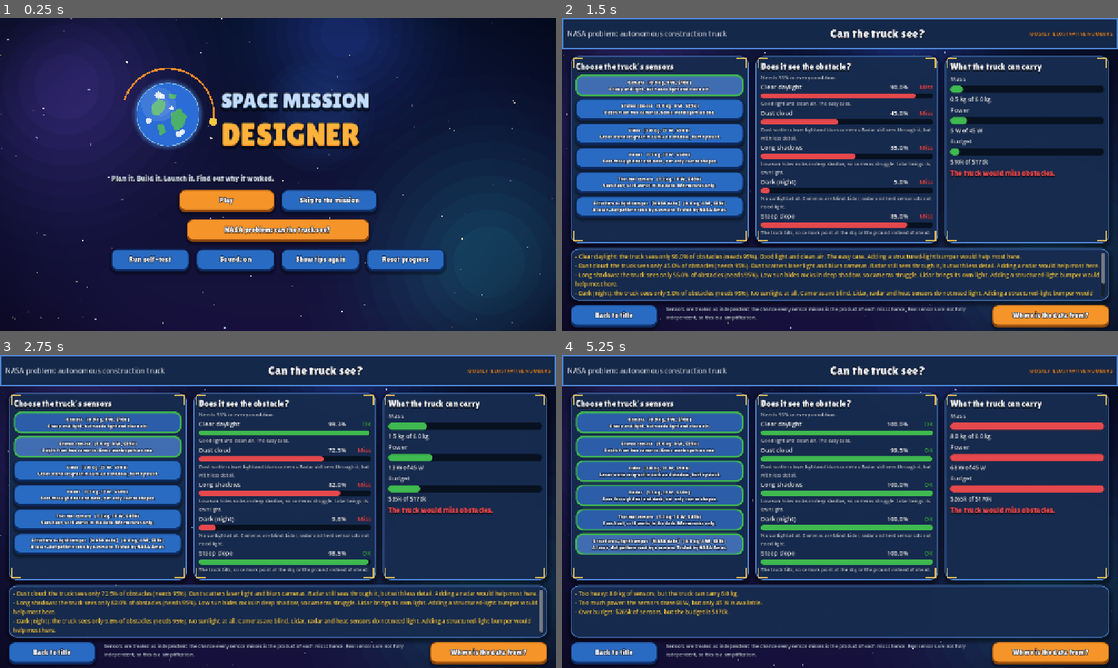
Above: before the commit, frames 1-4 (two rows, left to right).
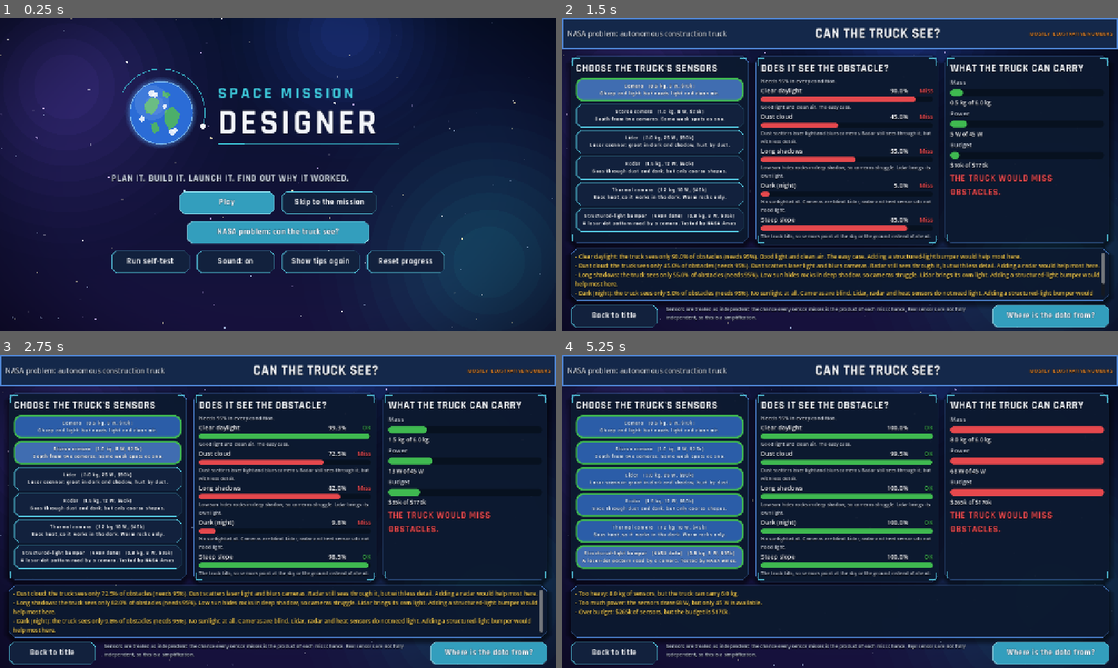
Above: after the commit, the same moments.

Repository: a77chand/apogeic
Game: Godot game, scene res://scenes/main.tscn
The game is run twice, just before and just after one commit, with the same random seed, the same clock (stepped at 60 frames per second) and the same inputs.
Inputs:
- Up to frame 1 (0.25 s): no input
- Up to frame 2 (1.5 s): click "NASA problem: can the truck s…" at 0.5 s; click "Camera (0.5 kg, 5 W, $10k) Ch…" at 1.25 s
- Up to frame 3 (2.75 s): click "Stereo camera (1.0 kg, 8 W, $…" at 2 s
- Up to frame 4 (5.25 s): click "Lidar (3.0 kg, 25 W, $90k) La…" at 2.75 s; click "Radar (1.5 kg, 12 W, $60k) Se…" at 3.5 s; click "Thermal camera (1.2 kg, 10 W,…" at 4.25 s; click "Structured-light bumper [NASA…" at 5 s

The runs differ from the first frame. In frame 1, 16% of the frame differs, in the area x 20-80%, y 16-82%; in frame 2, 65%; in frame 3, 66%; in frame 4, 68%, in the area x 1-99%, y 3-100%.

Commit message:
Mature mission-control style instead of the chunky one
Feedback: the chunky style looked too childish. Swapped the Lilita One font for Rajdhani
(technical, OFL, credited) with headings in capitals and slight letter spacing; buttons are
now slim and dark with a thin cyan edge, a thicker left edge like a HUD tab, angled corners
and a soft cyan glow on hover (the main action is solid teal), with no bounce; panels are
deep steel-blue with a thin edge, angled corners and short cyan corner ticks instead of
gold brackets; text keeps a thin outline and shadow for readability. Title logo redrawn:
wide-spaced SPACE MISSION in cyan, DESIGNER in white, with an underline accent. Sounds and
everything else unchanged. All tests pass.

Diff:
--- a/scripts/screens/report.gd
+++ b/scripts/screens/report.gd
@@ -184,7 +184,7 @@
 	_place(panel, Vector2(676, 430), Vector2(584, 138))
 	var col: VBoxContainer = UI.vbox(4)
 	panel.add_child(col)
-	col.add_child(UI.label("What happened on the way", 16))
+	col.add_child(UI.label("What happened on the way", 18))
 	var scroll: ScrollContainer = ScrollContainer.new()
 	scroll.custom_minimum_size = Vector2(550.0, 84.0)
 	scroll.horizontal_scroll_mode = ScrollContainer.SCROLL_MODE_DISABLED
@@ -205,7 +205,7 @@
 	_place(panel, Vector2(676, 576), Vector2(584, 74))
 	var col: VBoxContainer = UI.vbox(3)
 	panel.add_child(col)
-	col.add_child(UI.label("Compare with a real mission", 15))
+	col.add_child(UI.label("Compare with a real mission", 18))
 	var text: Label = UI.label("Real mission figures will be added from verified NASA data.", 12, UI.C_MUTED, true)
 	text.custom_minimum_size = Vector2(550.0, 0.0)
 	col.add_child(text)
--- a/scripts/ui/sprites.gd
+++ b/scripts/ui/sprites.gd
@@ -378,31 +378,23 @@
 
 
 func _logo() -> void:
-	var c: Vector2 = _p(0.17, 0.50)
+	var c: Vector2 = _p(0.15, 0.50)
 	_earth(c, size.y * 0.30)
-	draw_arc(c, size.y * 0.44, -0.9 * PI, 0.05 * PI, 40, ORANGE, 4.0)
-	draw_circle(c + Vector2(cos(0.05 * PI), sin(0.05 * PI)) * size.y * 0.44, size.y * 0.04, YELLOW)
+	draw_arc(c, size.y * 0.42, -0.85 * PI, 0.10 * PI, 48, Color(CYAN, 0.8), 2.0)
+	draw_circle(c + Vector2(cos(0.10 * PI), sin(0.10 * PI)) * size.y * 0.42, size.y * 0.025, SOFT_WHITE)
 	var font: Font = ThemeDB.fallback_font
-	if ResourceLoader.exists("res://art/fonts/LilitaOne-Regular.ttf"):
-		font = load("res://art/fonts/LilitaOne-Regular.ttf")
-	var x: float = size.x * 0.33
-	var big: int = int(size.y * 0.30)
-	var small: int = int(size.y * 0.20)
-	# soft glow behind the words
-	for i in range(6):
-		draw_circle(_p(0.62, 0.50), size.y * (0.55 - 0.06 * float(i)), Color(0.25, 0.55, 1.0, 0.025))
-	_title_text(font, Vector2(x, size.y * 0.44), "SPACE MISSION", small, SOFT_WHITE, Color(0.55, 0.75, 1.0))
-	_title_text(font, Vector2(x, size.y * 0.80), "DESIGNER", big, Color(1.0, 0.82, 0.30), Color(1.0, 0.55, 0.15))
-
-
-## Chunky title text: a drop shadow, a thick dark outline, the main colour, and the lighter
-## colour nudged up a little on top, which reads as a bevelled highlight on the letters.
-func _title_text(font: Font, pos: Vector2, text: String, font_size: int, top_col: Color, bottom_col: Color) -> void:
-	var w: float = size.x * 0.66
-	draw_string_outline(font, pos + Vector2(0, 5), text, HORIZONTAL_ALIGNMENT_LEFT, w, font_size, 12, Color(0, 0, 0, 0.55))
-	draw_string_outline(font, pos, text, HORIZONTAL_ALIGNMENT_LEFT, w, font_size, 10, OUTLINE)
-	draw_string(font, pos, text, HORIZONTAL_ALIGNMENT_LEFT, w, font_size, bottom_col)
-	draw_string(font, pos + Vector2(0, -2), text, HORIZONTAL_ALIGNMENT_LEFT, w, font_size, Color(top_col, 0.55))
+	if ResourceLoader.exists("res://art/fonts/Rajdhani-Bold.ttf"):
+		var v: FontVariation = FontVariation.new()
+		v.base_font = load("res://art/fonts/Rajdhani-Bold.ttf")
+		v.spacing_glyph = 6   # wide letter spacing reads as "mission control"
+		font = v
+	var x: float = size.x * 0.32
+	var w: float = size.x * 0.68
+	draw_string(font, Vector2(x, size.y * 0.36), "SPACE MISSION", HORIZONTAL_ALIGNMENT_LEFT, w, int(size.y * 0.16), Color(CYAN, 0.95))
+	draw_string_outline(font, Vector2(x, size.y * 0.70), "DESIGNER", HORIZONTAL_ALIGNMENT_LEFT, w, int(size.y * 0.34), 4, Color(0, 0, 0, 0.6))
+	draw_string(font, Vector2(x, size.y * 0.70), "DESIGNER", HORIZONTAL_ALIGNMENT_LEFT, w, int(size.y * 0.34), SOFT_WHITE)
+	draw_line(Vector2(x, size.y * 0.80), Vector2(x + w * 0.80, size.y * 0.80), Color(CYAN, 0.6), 2.0)
+	draw_line(Vector2(x, size.y * 0.80), Vector2(x + w * 0.12, size.y * 0.80), CYAN, 4.0)
 
 
 # ---------------------------------------------------------------- small icons for part cards
--- a/scripts/ui/ui.gd
+++ b/scripts/ui/ui.gd
@@ -12,15 +12,15 @@
 const C_OUTLINE: Color = Color(0.027, 0.067, 0.122)  # 07111F
 const C_TEXT: Color = Color(0.949, 0.961, 0.980)  # F2F5FA
 const C_MUTED: Color = Color(0.780, 0.815, 0.870)  # brighter than A8B2C1 so it reads on dark panels
-## Style colours: warm gold for accents and headings, a chunky orange for main buttons.
+## Style: a restrained mission-control look. Dark steel-blue surfaces, thin cyan edges,
+## angled (chamfered) corners, uppercase technical headings. Gold is kept for stars only.
 const C_GOLD: Color = Color(0.98, 0.80, 0.33)
-const C_BTN_MAIN: Color = Color(0.96, 0.58, 0.16)
-const C_BTN_MAIN_EDGE: Color = Color(0.55, 0.28, 0.05)
-const C_BTN: Color = Color(0.16, 0.42, 0.76)
-const C_BTN_EDGE: Color = Color(0.05, 0.17, 0.38)
-const C_TEXT_EDGE: Color = Color(0.02, 0.04, 0.10, 0.92)   # outline around all text
-const FONT_PATH: String = "res://art/fonts/LilitaOne-Regular.ttf"
-const HEADING_SIZE: int = 18   # labels this size or bigger use the display font
+const C_ACCENT: Color = Color(0.36, 0.86, 0.95)           # the cyan used for edges and highlights
+const C_BTN_MAIN: Color = Color(0.20, 0.62, 0.74)         # main action: a solid teal
+const C_BTN: Color = Color(0.07, 0.13, 0.24)              # other buttons: dark, with a cyan edge
+const C_TEXT_EDGE: Color = Color(0.01, 0.03, 0.08, 0.85)  # thin outline around all text
+const FONT_PATH: String = "res://art/fonts/Rajdhani-Bold.ttf"
+const HEADING_SIZE: int = 18   # labels this size or bigger use the display font, in capitals
 const C_BORDER: Color = Color(0.310, 0.525, 0.839)  # 4F86D6
 const C_HOVER: Color = Color(0.169, 0.365, 0.659)  # 2B5DA8
 const C_CYAN: Color = Color(0.247, 0.816, 0.878)  # 3FD0E0
@@ -32,11 +32,15 @@
 const C_DISABLED_BORDER: Color = Color(0.357, 0.396, 0.467)  # 5B6577
 
 
-## The chunky display font (Lilita One, OFL). Falls back to Godot's font if the file is missing.
+## The display font (Rajdhani Bold, OFL) with a little extra space between letters.
+## Falls back to Godot's font if the file is missing.
 static func display_font() -> Font:
-	if ResourceLoader.exists(FONT_PATH):
-		return load(FONT_PATH)
-	return ThemeDB.fallback_font
+	if not ResourceLoader.exists(FONT_PATH):
+		return ThemeDB.fallback_font
+	var f: FontVariation = FontVariation.new()
+	f.base_font = load(FONT_PATH)
+	f.spacing_glyph = 1
+	return f
 
 
 static func label(text: String, size: int = 16, color: Color = C_TEXT, wrap: bool = false) -> Label:
@@ -46,12 +50,14 @@
 	l.add_theme_color_override("font_color", color)
 	# A dark outline on every label, so text never blends into the background behind it.
 	l.add_theme_color_override("font_outline_color", C_TEXT_EDGE)
-	l.add_theme_constant_override("outline_size", clampi(size / 5, 2, 8))
+	l.add_theme_constant_override("outline_size", clampi(size / 8, 2, 4))
+	l.add_theme_color_override("font_shadow_color", Color(0, 0, 0, 0.5))
+	l.add_theme_constant_override("shadow_offset_x", 0)
+	l.add_theme_constant_override("shadow_offset_y", 2)
 	if size >= HEADING_SIZE:
 		l.add_theme_font_override("font", display_font())
-		l.add_theme_color_override("font_shadow_color", Color(0, 0, 0, 0.55))
-		l.add_theme_constant_override("shadow_offset_x", 0)
-		l.add_theme_constant_override("shadow_offset_y", 3)
+		l.add_theme_font_size_override("font_size", size + 4)   # the display font runs small
+		l.uppercase = true
 	if wrap:
 		l.autowrap_mode = TextServer.AUTOWRAP_WORD_SMART
 		l.size_flags_horizontal = Control.SIZE_EXPAND_FILL
@@ -68,83 +74,55 @@
 	return sb
 
 
-## A chunky "game" button: a thick darker bottom edge makes it look raised, and pressing
-## it squashes that edge so it feels pushed in. It also bounces slightly when pressed.
-## primary = the orange main action. on_press may be an empty Callable.
+## A slim mission-control button: dark fill, thin cyan edge, angled corners. The main action is solid teal. Hover lights the edge with a soft glow; pressing
+## dims it and nudges the text down slightly. on_press may be an empty Callable.
 static func button(text: String, on_press: Callable, min_width: float = 220.0, primary: bool = false) -> Button:
 	var b: Button = Button.new()
 	b.text = text
 	b.custom_minimum_size = Vector2(min_width, 52.0)
 	b.focus_mode = Control.FOCUS_NONE
 	b.add_theme_font_override("font", display_font())
-	b.add_theme_font_size_override("font_size", 17)
-	var fill: Color = C_BTN
-	var edge: Color = C_BTN_EDGE
-	if primary:
-		fill = C_BTN_MAIN
-		edge = C_BTN_MAIN_EDGE
-	b.add_theme_stylebox_override("normal", chunky(fill, edge, false))
-	b.add_theme_stylebox_override("hover", chunky(fill.lightened(0.12), edge, false))
-	b.add_theme_stylebox_override("pressed", chunky(fill.darkened(0.12), edge, true))
-	b.add_theme_stylebox_override("hover_pressed", chunky(fill.darkened(0.12), edge, true))
-	b.add_theme_stylebox_override("disabled", chunky(Color(0.30, 0.33, 0.40), Color(0.17, 0.19, 0.24), false))
+	b.add_theme_font_size_override("font_size", 18)
+	var fill: Color = C_BTN_MAIN if primary else C_BTN
+	var edge: Color = C_ACCENT if not primary else Color(0.62, 0.95, 1.0)
+	b.add_theme_stylebox_override("normal", chunky(fill, Color(edge, 0.75), false))
+	b.add_theme_stylebox_override("hover", _glow(chunky(fill.lightened(0.10), edge, false)))
+	b.add_theme_stylebox_override("pressed", chunky(fill.darkened(0.15), edge, true))
+	b.add_theme_stylebox_override("hover_pressed", chunky(fill.darkened(0.15), edge, true))
+	b.add_theme_stylebox_override("disabled", chunky(Color(0.10, 0.12, 0.16), Color(0.30, 0.34, 0.42), false))
 	b.add_theme_color_override("font_color", C_TEXT)
 	b.add_theme_color_override("font_hover_color", Color(1, 1, 1))
-	b.add_theme_color_override("font_pressed_color", C_TEXT)
-	b.add_theme_color_override("font_disabled_color", Color(0.62, 0.65, 0.72))
+	b.add_theme_color_override("font_pressed_color", Color(0.85, 0.92, 1.0))
+	b.add_theme_color_override("font_disabled_color", Color(0.45, 0.49, 0.56))
 	b.add_theme_color_override("font_outline_color", C_TEXT_EDGE)
-	b.add_theme_constant_override("outline_size", 5)
+	b.add_theme_constant_override("outline_size", 2)
 	if on_press.is_valid():
 		b.pressed.connect(on_press)
 	b.pressed.connect(_click_sound)
-	b.button_down.connect(_squash.bind(b))
-	b.button_up.connect(_bounce.bind(b))
 	return b
 
 
-## The raised button look. pressed = edge squashed, text pushed down.
+## The button shape: angled corners (corner_detail 1 turns a rounded corner into a straight
+## cut). pressed = text nudged down 2 px. Kept the name "chunky" so existing calls still work.
 static func chunky(fill: Color, edge: Color, pressed: bool) -> StyleBoxFlat:
 	var sb: StyleBoxFlat = StyleBoxFlat.new()
 	sb.bg_color = fill
 	sb.border_color = edge
-	sb.set_corner_radius_all(14)
-	sb.border_width_left = 2
-	sb.border_width_right = 2
-	sb.border_width_top = 2
-	sb.border_width_bottom = 2 if pressed else 6
-	sb.content_margin_left = 14.0
-	sb.content_margin_right = 14.0
-	sb.content_margin_top = 12.0 if pressed else 8.0
-	sb.content_margin_bottom = 8.0 if pressed else 12.0
-	sb.shadow_color = Color(0, 0, 0, 0.35)
-	sb.shadow_size = 2 if pressed else 6
-	sb.shadow_offset = Vector2(0, 2 if pressed else 4)
+	sb.set_border_width_all(1)
+	sb.border_width_left = 3              # a thicker left edge, like a HUD tab
+	sb.set_corner_radius_all(9)
+	sb.corner_detail = 1
+	sb.content_margin_left = 16.0
+	sb.content_margin_right = 16.0
+	sb.content_margin_top = 11.0 if pressed else 9.0
+	sb.content_margin_bottom = 9.0 if pressed else 11.0
 	return sb
 
 
-## Makes a button look locked (grey) while still letting it be clicked, e.g. to explain why.
-static func look_locked(b: Button) -> void:
-	var grey: Color = Color(0.30, 0.33, 0.40)
-	var edge: Color = Color(0.17, 0.19, 0.24)
-	b.add_theme_stylebox_override("normal", chunky(grey, edge, false))
-	b.add_theme_stylebox_override("hover", chunky(grey.lightened(0.08), edge, false))
-	b.add_theme_stylebox_override("pressed", chunky(grey.darkened(0.1), edge, true))
-	b.add_theme_color_override("font_color", Color(0.72, 0.75, 0.82))
-	b.add_theme_color_override("font_hover_color", Color(0.80, 0.83, 0.90))
-
-
-static func _squash(b: Button) -> void:
-	if b.disabled:
-		return
-	b.pivot_offset = b.size / 2.0
-	var t: Tween = b.create_tween()
-	t.tween_property(b, "scale", Vector2(0.95, 0.95), 0.06)
-
-
-static func _bounce(b: Button) -> void:
-	b.pivot_offset = b.size / 2.0
-	var t: Tween = b.create_tween()
-	t.tween_property(b, "scale", Vector2.ONE, 0.25).set_trans(Tween.TRANS_BACK).set_ease(Tween.EASE_OUT)
+static func _glow(sb: StyleBoxFlat) -> StyleBoxFlat:
+	sb.shadow_color = Color(C_ACCENT, 0.30)
+	sb.shadow_size = 8
+	return sb
 
 
 ## Static code cannot use the GameState autoload by name, so find it through the tree.
@@ -157,33 +135,45 @@
 		state.call("play_sound", "click")
 
 
-## A panel with a deep shadow and gold corner brackets, like a mission HUD frame.
+## Makes a button look locked (grey) while still letting it be clicked, e.g. to explain why.
+static func look_locked(b: Button) -> void:
+	var fill: Color = Color(0.09, 0.11, 0.15)
+	var edge: Color = Color(0.32, 0.36, 0.44)
+	b.add_theme_stylebox_override("normal", chunky(fill, edge, false))
+	b.add_theme_stylebox_override("hover", chunky(fill.lightened(0.06), edge, false))
+	b.add_theme_stylebox_override("pressed", chunky(fill, edge, true))
+	b.add_theme_color_override("font_color", Color(0.52, 0.56, 0.64))
+	b.add_theme_color_override("font_hover_color", Color(0.62, 0.66, 0.74))
+
+
+## A panel: deep steel-blue, a thin cyan edge, angled corners, a soft shadow, and short
+## cyan tick marks in the corners like a HUD frame (main panels only).
 static func panel(border: Color = C_BORDER, margin: float = 16.0) -> PanelContainer:
 	var p: PanelContainer = PanelContainer.new()
-	var sb: StyleBoxFlat = box(Color(0.09, 0.17, 0.31, 0.97), border, 18, 2, margin)
-	sb.shadow_color = Color(0, 0, 0, 0.45)
-	sb.shadow_size = 12
-	sb.shadow_offset = Vector2(0, 5)
+	var sb: StyleBoxFlat = box(Color(0.05, 0.10, 0.19, 0.95), Color(border, 0.55), 12, 1, margin)
+	sb.corner_detail = 1
+	sb.shadow_color = Color(0, 0, 0, 0.5)
+	sb.shadow_size = 14
+	sb.shadow_offset = Vector2(0, 6)
 	p.add_theme_stylebox_override("panel", sb)
-	if margin >= 12.0:   # main panels only; small cards inside panels stay plain
+	if margin >= 12.0:
 		p.draw.connect(_brackets.bind(p))
 	return p
 
 
-## Draws short gold L-shapes in the four corners of a panel (drawn under its contents).
+## Short cyan ticks at the four corners of a panel (drawn under its contents).
 static func _brackets(p: Control) -> void:
 	var s: Vector2 = p.size
-	var arm: float = minf(22.0, minf(s.x, s.y) * 0.2)
-	var inset: float = 6.0
-	var c: Color = Color(C_GOLD, 0.85)
-	var w: float = 3.0
+	var arm: float = minf(16.0, minf(s.x, s.y) * 0.15)
+	var inset: float = 5.0
+	var c: Color = Color(C_ACCENT, 0.75)
 	for corner in [Vector2(0, 0), Vector2(1, 0), Vector2(0, 1), Vector2(1, 1)]:
 		var x: float = inset if corner.x == 0 else s.x - inset
 		var y: float = inset if corner.y == 0 else s.y - inset
 		var dx: float = arm if corner.x == 0 else -arm
 		var dy: float = arm if corner.y == 0 else -arm
-		p.draw_line(Vector2(x, y), Vector2(x + dx, y), c, w)
-		p.draw_line(Vector2(x, y), Vector2(x, y + dy), c, w)
+		p.draw_line(Vector2(x, y), Vector2(x + dx, y), c, 2.0)
+		p.draw_line(Vector2(x, y), Vector2(x, y + dy), c, 2.0)
 
 
 ## A dark vignette over the background, so the edges fall into shadow and the middle glows.
Binary file removed: art/fonts/LilitaOne-Regular.ttf
Not shown, changed: art/fonts/OFL-Rajdhani.txt
Binary file added: art/fonts/Rajdhani-Bold.ttf
Not shown, changed: art/fonts/Rajdhani-Bold.ttf.import
Binary file added: art/fonts/Rajdhani-SemiBold.ttf
Not shown, added: art/fonts/Rajdhani-SemiBold.ttf.import
Not shown, changed: docs/CREDITS.md
